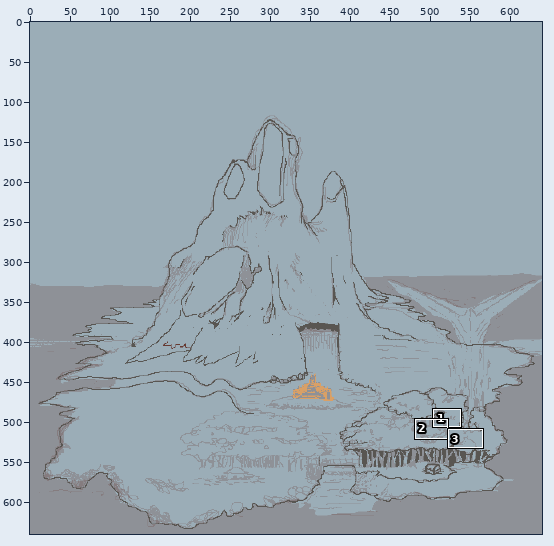
A pixel-art file gets an edit: 00-Concept Art/MAP.aseprite. Above, an overview of the earlier version with the close-up marked.
Close-up. As it was:
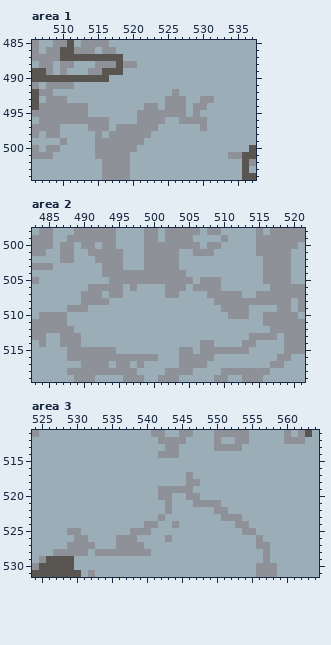
640x640 pixels, 1 frame. Shown: area 1: x 506..537, y 485..504; area 2: x 483..521, y 498..519; area 3: x 524..564, y 511..531. The commit also changed other parts of the picture, which this record leaves out.
Once edited:
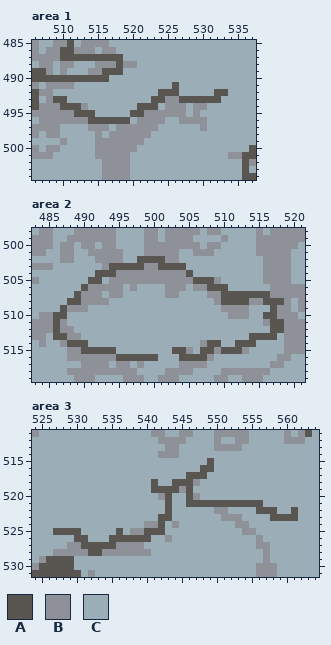
Palette (. is transparent): A #595652  B #8e9197  C #9badb7
Difference:
--- area 1, layer "Layer 3"
@@ x 506..537 @@
 490 AAAAAAAAAAACCCCCCCCCCCCCCCCCCCCC
-491 BCBBBBCCCCCCCCCCCCCCCCCCCCCCCCCC
-492 ABBCCCCCCCCCCCCCCCCCBCCCCCCCCCCC
-493 ACBBBCCCCCCCCCCCCCCBBBCCBBCCCCCC
-494 ABBBBBBBCCCCCCCCBBCBBBCBBCCCCCCC
-495 BBBBBBBBCCCCCCCBBBBBBBCBCCCCCCCC
-496 CBBBBBBBBBBCCCCBBBBCCBBBBCCCCCCC
+491 BCBBBBCCCCCCCCCCCCCCACCCCCCCCCCC
+492 ABBCCCCCCCCCCCCCCCAAACCCCCAACCCC
+493 ACBAACCCCCCCCCCCCAABBAAAAAACCCCC
+494 ABBBAAABCCCCCCCAAACBBBCBBCCCCCCC
+495 BBBBBBAAACCCCCAABBBBBBCBCCCCCCCC
+496 CBBBBBBBAAAAAACBBBBCCBBBBCCCCCCC
 497 BBBBCCCCBBBCBBBBBBCCCCCCBCCCCCCC
--- area 2, layer "Layer 3"
@@ x 483..521 @@
 501 BBCCBBCCBBBBBCCCBBBBBCCBBBCCCCCCBBBBBCC
-502 CCCCBBCCCBBBBCCCBBBBBCCCCCCCCCCCCBBBBCC
-503 BBBCCCCCCCBBBCCCBBBBBCCCCCCCCCCCCBBBBCC
-504 CCCCCCCCCCBBBBBBBBBBBBCCCCCCCCCCCBBBBCC
-505 BCCCCCCCCCCBBBBBBBBBBBBCBBBCCCCCCBBBBCC
-506 CCCCCCCCBBBBBCBCCCCBBBCBBBBCCCCCCCBBBBB
-507 CCCCCCCBBBCBBCCCCCCBBCCCCBBBBBCCBBBBBBB
-508 CCCCCCCBBBBCCCCCCCCCCCCCCCBBBBBBBBBBBCB
-509 CCCCCBBBCCCCCCCCCCCCCCCCCCCBBBBCCCCBBCB
-510 CBBBBCCCCCCCCCCCCCCCCCCCCCCCBBBCCBBBBBC
-511 BBBBBCCCCCCCCCCCCCCCCCCCCCCCCCCCCBBBBBB
-512 BBBBBBCCCCCCCCCCCCCCCCCCCCCCCCCCCCBBBBB
-513 BBCCBBBCCCCCCCCCCCCCCCCCCCCCCCCBBBBCBBB
-514 CBCCBBBCCCCCCCCCCCCCCCCCBBCCCCBBCCCCBBB
-515 CCCCCBBBBBBBCCCCCCCCCBBCBBBBBBBCCCCCBBB
-516 CCCCCBBBBBBBBBBBBBCCCBBBBBCCCCCCCCCBBCC
+502 CCCCBBCCCBBBBCCAAAABBCCCCCCCCCCCCBBBBCC
+503 BBBCCCCCCCBAAAAABBAAAACCCCCCCCCCCBBBBCC
+504 CCCCCCCCCAAABBBBBBBBBBACCCCCCCCCCBBBBCC
+505 BCCCCCCCAACBBBBBBBBBBBBAAABCCCCCCBBBBCC
+506 CCCCCCCABBBBBCBCCCCBBBCBBAAACCCCCCBBBBB
+507 CCCCCCABBBCBBCCCCCCBBCCCCBBAAAAAAABBBBB
+508 CCCCCAABBBBCCCCCCCCCCCCCCCBAAAABBAAABCB
+509 CCCCABBBCCCCCCCCCCCCCCCCCCCBBBBCCCABBCB
+510 CBBAACCCCCCCCCCCCCCCCCCCCCCCBBBCCAABBBC
+511 BBBABCCCCCCCCCCCCCCCCCCCCCCCCCCCCBAABBB
+512 BBBABBCCCCCCCCCCCCCCCCCCCCCCCCCCCCAABBB
+513 BBCAABBCCCCCCCCCCCCCCCCCCCCCCCCAAAACBBB
+514 CBCCBAAACCCCCCCCCCCCCCCCBAACCAAACCCCBBB
+515 CCCCCBBAAAAACCCCCCCCAABCAABAAABCCCCCBBB
+516 CCCCCBBBBBBBAAAAAACCCAAAABCCCCCCCCCBBCC
 517 CCCCCCCBBBBCBBCBCCCCCBBBBCCCCCCCCCBBCCC
--- area 3, layer "Layer 3"
@@ x 524..564 @@
 514 CCCCCCCCCCCCCCCCCCBBBCCCCCCCCCCCCCCCCCCCC
-515 CCCCCCCCCCCCCCCCCCCCCCCCCCCCCCCCCCCCCCCCC
-516 CCCCCCCCCCCCCCCCCCCCCCCCCCCCCCCCCCCCCCCCC
-517 CCCCCCCCCCCCCCCCCCCCCCBCCCCCCCCCCCCCCCCCC
-518 CCCCCCCCCCCCCCCCCCCCCCBBCCCCCCCCCCCCCCCCC
-519 CCCCCCCCCCCCCCCCCCBBBBBCCCCCCCCCCCCCCCCCC
-520 CCCCCCCCCCCCCCCCCCBBCCBBCCCCCCCCCCCCCCCCC
-521 CCCCCCCCCCCCCCCCCCCBCCCBBBBCCCCCCCCCCCCCC
-522 CCCCCCCCCCCCCCCCCCCBCCCCCCBBCCCCCCCCCCCCC
-523 CCCCCCCCCCCCCCCCCCBCCCCCCCCBBBCCCCCCCCCCC
-524 CCCCCCCCCCCCCCCCBBCCBCCCCCCCCBBCCCCCCCCCC
-525 CCCCCBBCCCCCCCBBBCCCCCCCCCCCCCBBCCCCCCCCC
-526 CCCCCCBBCCCCBBBCCCCBCCCCCCCCCCCCBCCCCCCCC
-527 CCCCCBBBBCCCBBBBCCCCCCCCCCCCCCCCBBCCCCCCC
-528 CCCBBBBBCBBBBBBBBCCCCCCCCCCCCCCCCBCCCCCCC
+515 CCCCCCCCCCCCCCCCCCCCCCCCCACCCCCCCCCCCCCCC
+516 CCCCCCCCCCCCCCCCCCCCCCCCAACCCCCCCCCCCCCCC
+517 CCCCCCCCCCCCCCCCCCCCCCAAACCCCCCCCCCCCCCCC
+518 CCCCCCCCCCCCCCCCCACCAAABCCCCCCCCCCCCCCCCC
+519 CCCCCCCCCCCCCCCCCAAAABACCCCCCCCCCCCCCCCCC
+520 CCCCCCCCCCCCCCCCCCBACCABCCCCCCCCCCCCCCCCC
+521 CCCCCCCCCCCCCCCCCCCACCAAAAAAAAAAACCCCCCCC
+522 CCCCCCCCCCCCCCCCCCCACCCCCCBBCCCCAAACCACCC
+523 CCCCCCCCCCCCCCCCCCAACCCCCCCBBBCCCCAAAACCC
+524 CCCCCCCCCCCCCCCCBBACBCCCCCCCCBBCCCCCCCCCC
+525 CCCAAAACCCCCACBBAAACCCCCCCCCCCBBCCCCCCCCC
+526 CCCCCCAACCCAAAAAACCBCCCCCCCCCCCCBCCCCCCCC
+527 CCCCCBBAAAAABBBBCCCCCCCCCCCCCCCCBBCCCCCCC
+528 CCCBBBBBAABBBBBBBCCCCCCCCCCCCCCCCBCCCCCCC
 529 CBAAAACCCCCCCCCCCCCCCCCCCCCCCCCCCBCCCCCCC
